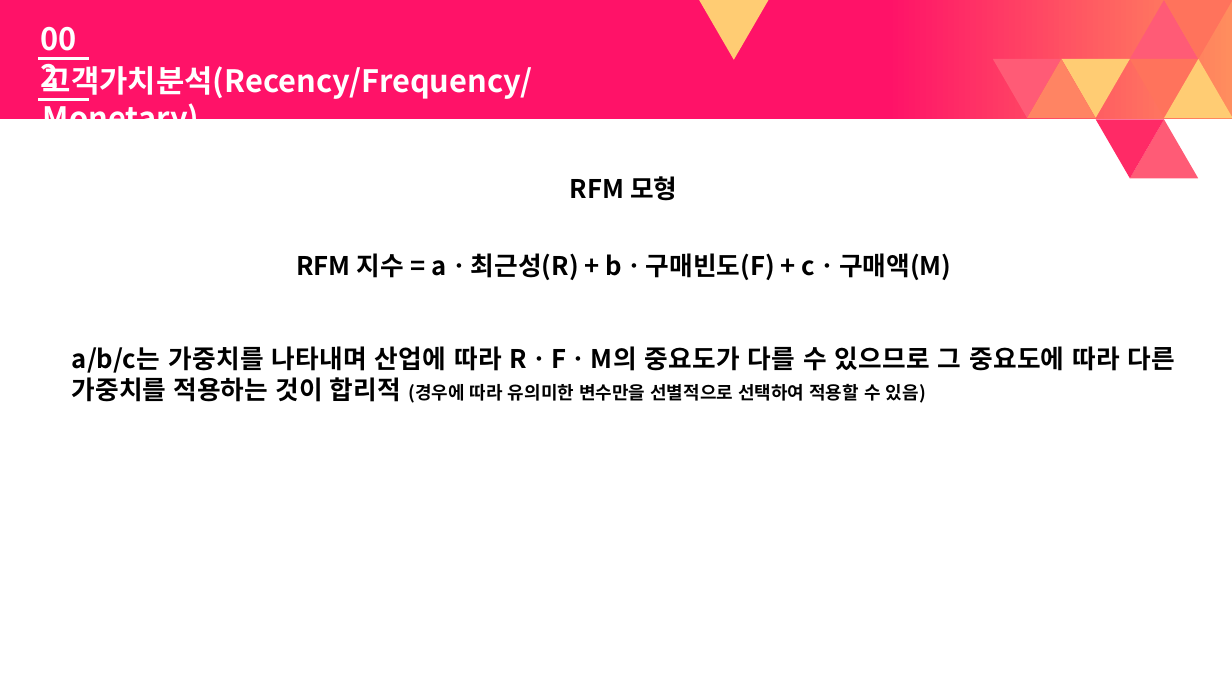
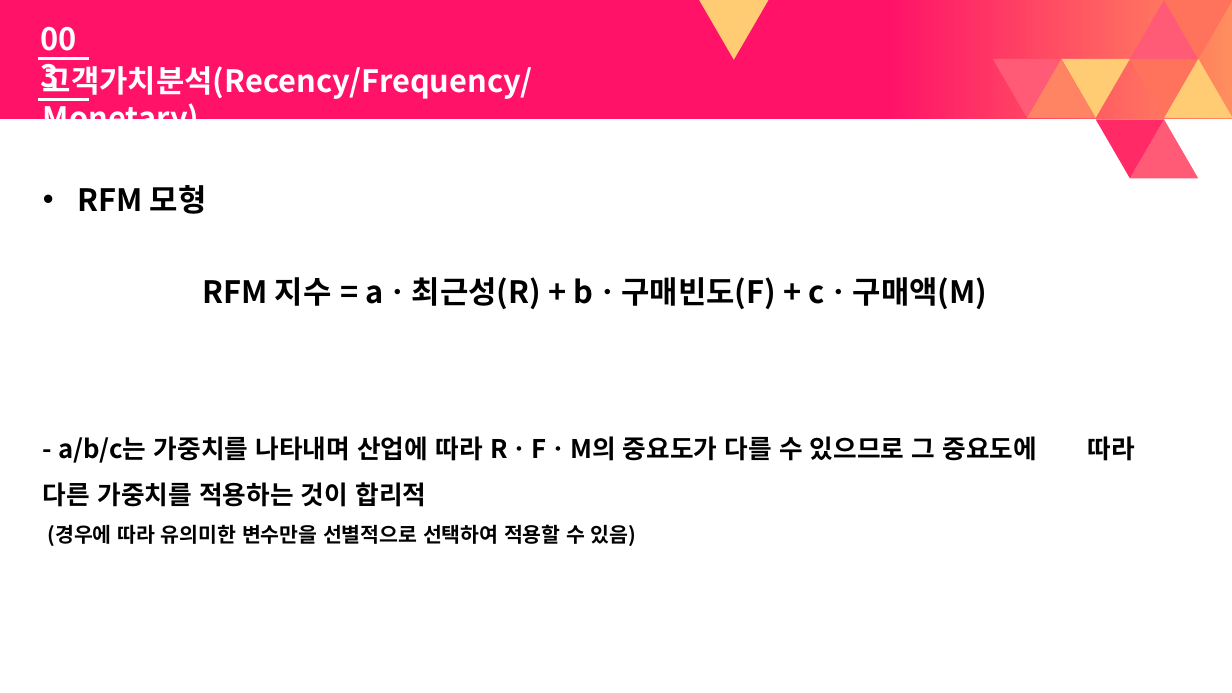
Before and after one commit to vlufoot/smu_team_6, a slide deck: slide 10 of 빅데이터 Presentation darft.pptx. Drawn at 1232x693 pixels with LibreOffice and Linux fonts; fonts in the diff are those of the drawing. Boxes give left, top, right and bottom in pixels: in the first picture for what was removed or moved away, otherwise in the second. Text is boxed around its words. In the diff, an @@ line names an element or a change of style, - is before the commit and + after.

```diff
--- a/빅데이터 Presentation darft.pptx
+++ b/빅데이터 Presentation darft.pptx
@@ text "RFM 모형": place and size @@
-text "RFM 모형" at <box>72,176,1176,403</box>
+text "RFM 모형" at <box>43,185,1038,546</box>
@@ text at <box>78,185,987,309</box>: size 20 to 24 pt in "RFM 모형", "RFM 지수 = aㆍ최근성(R) + bㆍ구매빈도(F) + ..."; alignment centre to left; bullet none to • @@
@@ text at <box>43,436,1038,546</box>: text changed @@
-a/b/c는 가중치를 나타내며 산업에 따라 RㆍFㆍM의 중요도가 다를 수 있으므로 그 중요도에 따라 다른 가중치를 적용하는 것이 합리적 (경우에 따라 유의미한 변수만을 선별적으로 선택하여 적용할 수 있음)
+- a/b/c는 가중치를 나타내며 산업에 따라 RㆍFㆍM의 중요도가 다를 수 있으므로 그 중요도에 따라 다른 가중치를 적용하는 것이 합리적
+(경우에 따라 유의미한 변수만을 선별적으로 선택하여 적용할 수 있음)
```
Also in this commit, not shown: 17 other slides changed, 13 slides added.
